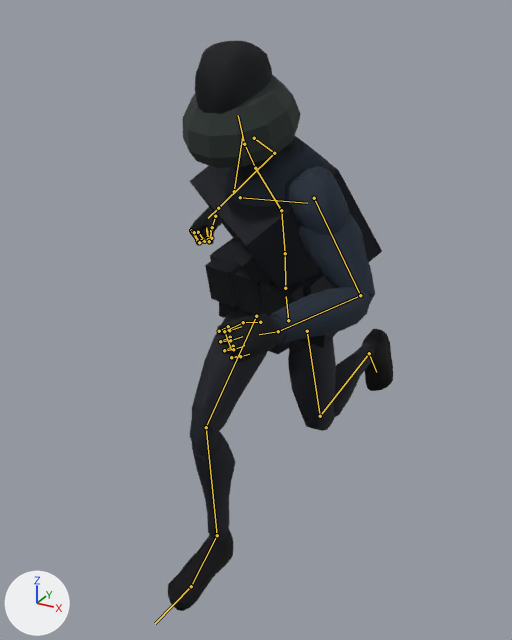
What one commit did to the glTF model public/assets/characters/soldiers.glb.
One viewpoint serves both versions: a 50 mm lens placed at (0.899, -1.823, 1.689), pointed at (-0.103, -0.001, 0.778). The axes (+X, +Y, +Z) are drawn at lower left. The lights are the same throughout. The older version comes first. Both versions are drawn at frame 12 of the action 'run'; the numbers are the values there. The bones that change, and the others that lie on the model, are drawn over the model as lines.

The first picture shows 'soldier_CT', 'soldier_T'.
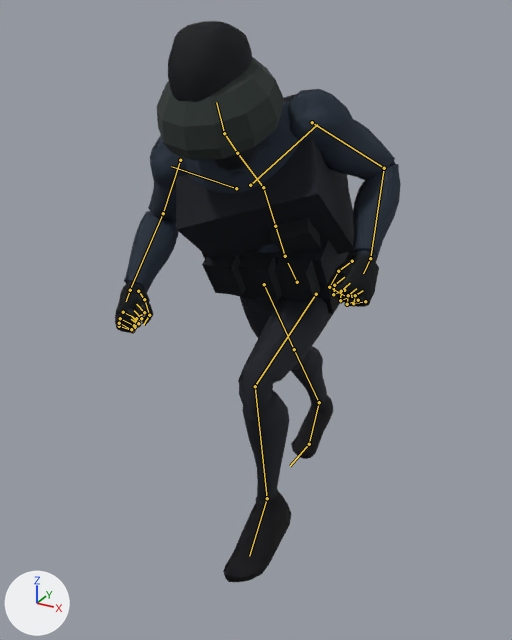
Location of each change, [x1, y1, x2, y2] in pixels of the pictures (512 x 640 px):
```json
{"object": "soldier_T", "change": "posed", "before": [168, 41, 393, 611], "after": [115, 21, 401, 582], "on screen": "27% wider"}
{"object": "soldier_CT", "change": "posed", "before": [183, 75, 300, 168], "after": [157, 57, 284, 161]}
{"bone": "DEF-hips", "before": "(288, 320) to (286, 296)", "after": "(297, 282) to (288, 263)"}
{"bone": "DEF-spine.002", "before": "(285, 253) to (281, 210)", "after": "(275, 226) to (263, 187)"}
{"bone": "DEF-spine.003", "before": "(281, 210) to (257, 170)", "after": "(263, 187) to (239, 155)"}
{"bone": "DEF-neck", "before": "(255, 168) to (244, 144)", "after": "(237, 153) to (224, 133)"}
{"bone": "DEF-head", "before": "(244, 144) to (238, 115)", "after": "(224, 133) to (216, 102)"}
{"bone": "DEF-shoulder.L", "before": "(240, 197) to (307, 203)", "after": "(250, 185) to (317, 124)"}
{"bone": "DEF-upper_arm.L", "before": "(314, 198) to (360, 295)", "after": "(312, 122) to (384, 168)"}
{"bone": "DEF-forearm.L", "before": "(360, 295) to (278, 331)", "after": "(384, 168) to (370, 258)"}
{"bone": "DEF-shoulder.R", "before": "(234, 191) to (242, 136)", "after": "(236, 188) to (171, 166)"}
{"bone": "DEF-upper_arm.R", "before": "(254, 138) to (274, 153)", "after": "(180, 160) to (163, 213)"}
{"bone": "DEF-forearm.R", "before": "(274, 153) to (218, 208)", "after": "(163, 213) to (130, 290)"}
{"bone": "DEF-thigh.L", "before": "(307, 331) to (320, 416)", "after": "(316, 294) to (255, 386)"}
{"bone": "DEF-shin.L", "before": "(320, 416) to (369, 353)", "after": "(255, 386) to (267, 498)"}
{"bone": "DEF-foot.L", "before": "(369, 353) to (376, 372)", "after": "(267, 498) to (249, 556)"}
{"bone": "DEF-thigh.R", "before": "(256, 316) to (206, 427)", "after": "(264, 284) to (294, 349)"}
{"bone": "DEF-shin.R", "before": "(206, 427) to (217, 535)", "after": "(294, 349) to (319, 402)"}
{"bone": "DEF-foot.R", "before": "(217, 535) to (191, 586)", "after": "(319, 402) to (309, 444)"}
{"bone": "DEF-toe.R", "before": "(191, 586) to (155, 623)", "after": "(309, 444) to (290, 466)"}
```

Scene script edits in JSON lines:
```json
{"block": "bone_def_hips", "where": "bone_def_hips = bpy.data.objects['Rig'].pose.bones['DEF-hips']  # child of 'root'"}
{"op": "set", "path": "bone_def_hips.location", "old": "(-0.015, -0.142, 0.03)", "new": "(0.004, -0.022, -0.02)"}
{"op": "set", "path": "bone_def_hips.rotation_quaternion", "old": "(0.998, 0.05, -0.008, -0.038)", "new": "(0.98, 0.197, 0.001, 0.01)", "note": "degrees (6, -1, -4) -> degrees (23, 0, 1)"}
{"block": "bone_def_spine_002", "where": "bone_def_spine_002 = bpy.data.objects['Rig'].pose.bones['DEF-spine.002']  # child of 'DEF-spine.001'"}
{"op": "set", "path": "bone_def_spine_002.rotation_quaternion", "old": "(0.994, 0.078, -0.078, 0.026)", "new": "(0.997, 0.06, 0.047, 0.008)", "note": "degrees (9, -9, 2) -> degrees (7, 5, 1)"}
{"block": "bone_def_spine_003", "where": "bone_def_spine_003 = bpy.data.objects['Rig'].pose.bones['DEF-spine.003']  # child of 'DEF-spine.002'"}
{"op": "set", "path": "bone_def_spine_003.rotation_quaternion", "old": "(0.946, 0.224, -0.235, 0.001)", "new": "(0.973, 0.179, 0.14, 0.042)", "note": "degrees (28, -26, -7) -> degrees (22, 15, 8)"}
{"block": "bone_def_neck", "where": "bone_def_neck = bpy.data.objects['Rig'].pose.bones['DEF-neck']  # child of 'DEF-spine.003'"}
{"op": "set", "path": "bone_def_neck.rotation_quaternion", "old": "(0.976, -0.149, 0.157, -0.03)", "new": "(0.988, -0.119, -0.098, -0.008)", "note": "degrees (-18, 17, -6) -> degrees (-14, -11, 0)"}
{"block": "bone_def_head", "where": "bone_def_head = bpy.data.objects['Rig'].pose.bones['DEF-head']  # child of 'DEF-neck'"}
{"op": "set", "path": "bone_def_head.rotation_quaternion", "old": "(0.987, -0.02, 0.158, -0.026)", "new": "(0.988, -0.12, -0.096, -0.024)", "note": "degrees (-3, 18, -3) -> degrees (-14, -11, -1)"}
{"block": "bone_def_shoulder_l", "where": "bone_def_shoulder_l = bpy.data.objects['Rig'].pose.bones['DEF-shoulder.L']  # child of 'DEF-spine.003'"}
{"op": "set", "path": "bone_def_shoulder_l.rotation_quaternion", "old": "(1.0, 0.0, 0.0, 0.001)", "new": "(1.0, 0.0, 0.0, 0.02)", "note": "degrees (0, 0, 0) -> degrees (0, 0, 2)"}
{"block": "bone_def_upper_arm_l", "where": "bone_def_upper_arm_l = bpy.data.objects['Rig'].pose.bones['DEF-upper_arm.L']  # child of 'DEF-shoulder.L'"}
{"op": "set", "path": "bone_def_upper_arm_l.rotation_quaternion", "old": "(0.912, 0.135, 0.0, -0.386)", "new": "(0.851, 0.081, 0.0, -0.519)", "note": "degrees (14, 6, -45) -> degrees (8, 5, -62)"}
{"block": "bone_def_forearm_l", "where": "bone_def_forearm_l = bpy.data.objects['Rig'].pose.bones['DEF-forearm.L']  # child of 'DEF-upper_arm.L'"}
{"op": "set", "path": "bone_def_forearm_l.rotation_quaternion", "old": "(0.668, 0.67, -0.183, 0.267)", "new": "(0.697, 0.712, 0.082, -0.022)", "note": "degrees (87, -37, 8) -> degrees (92, 8, 5)"}
{"block": "bone_def_shoulder_r", "where": "bone_def_shoulder_r = bpy.data.objects['Rig'].pose.bones['DEF-shoulder.R']  # child of 'DEF-spine.003'"}
{"op": "set", "path": "bone_def_shoulder_r.rotation_quaternion", "old": "(0.999, 0.0, 0.0, -0.044)", "new": "(1.0, 0.0, 0.0, -0.022)", "note": "degrees (0, 0, -5) -> degrees (0, 0, -3)"}
{"block": "bone_def_upper_arm_r", "where": "bone_def_upper_arm_r = bpy.data.objects['Rig'].pose.bones['DEF-upper_arm.R']  # child of 'DEF-shoulder.R'"}
{"op": "set", "path": "bone_def_upper_arm_r.rotation_quaternion", "old": "(-0.901, 0.081, 0.0, -0.426)", "new": "(-0.903, -0.044, 0.0, -0.428)", "note": "degrees (-8, 4, 50) -> degrees (5, -2, 51)"}
{"block": "bone_def_forearm_r", "where": "bone_def_forearm_r = bpy.data.objects['Rig'].pose.bones['DEF-forearm.R']  # child of 'DEF-upper_arm.R'"}
{"op": "set", "path": "bone_def_forearm_r.rotation_quaternion", "old": "(0.782, 0.618, -0.016, 0.074)", "new": "(0.724, 0.666, 0.156, -0.089)", "note": "degrees (76, -7, 6) -> degrees (86, 20, 5)"}
{"block": "bone_def_thigh_l", "where": "bone_def_thigh_l = bpy.data.objects['Rig'].pose.bones['DEF-thigh.L']  # child of 'DEF-hips'"}
{"op": "set", "path": "bone_def_thigh_l.rotation_quaternion", "old": "(0.992, 0.119, 0.0, -0.036)", "new": "(0.687, -0.726, 0.0, 0.005)", "note": "degrees (14, 1, -4) -> degrees (-93, 0, 0)"}
{"block": "bone_def_shin_l", "where": "bone_def_shin_l = bpy.data.objects['Rig'].pose.bones['DEF-shin.L']  # child of 'DEF-thigh.L'"}
{"op": "set", "path": "bone_def_shin_l.rotation_quaternion", "old": "(0.798, 0.602, 0.01, -0.009)", "new": "(0.787, 0.617, -0.004, 0.004)", "note": "degrees (74, 2, 0) -> degrees (76, -1, 0)"}
{"block": "bone_def_foot_l", "where": "bone_def_foot_l = bpy.data.objects['Rig'].pose.bones['DEF-foot.L']  # child of 'DEF-shin.L'"}
{"op": "set", "path": "bone_def_foot_l.rotation_quaternion", "old": "(0.998, 0.053, -0.019, 0.004)", "new": "(0.987, 0.105, 0.118, 0.001)", "note": "degrees (6, -2, 0) -> degrees (12, 13, 2)"}
{"block": "bone_def_thigh_r", "where": "bone_def_thigh_r = bpy.data.objects['Rig'].pose.bones['DEF-thigh.R']  # child of 'DEF-hips'"}
{"op": "set", "path": "bone_def_thigh_r.rotation_quaternion", "old": "(0.861, -0.507, 0.0, -0.036)", "new": "(0.994, 0.109, 0.0, 0.012)", "note": "degrees (-61, -2, -4) -> degrees (12, 0, 1)"}
{"block": "bone_def_shin_r", "where": "bone_def_shin_r = bpy.data.objects['Rig'].pose.bones['DEF-shin.R']  # child of 'DEF-thigh.R'"}
{"op": "set", "path": "bone_def_shin_r.rotation_quaternion", "old": "(0.884, 0.467, 0.013, -0.008)", "new": "(0.999, -0.034, 0.0, 0.0)", "note": "degrees (56, 2, 0) -> degrees (-4, 0, 0)"}
{"block": "bone_def_foot_r", "where": "bone_def_foot_r = bpy.data.objects['Rig'].pose.bones['DEF-foot.R']  # child of 'DEF-shin.R'"}
{"op": "set", "path": "bone_def_foot_r.rotation_quaternion", "old": "(0.999, 0.032, 0.019, 0.04)", "new": "(1.0, -0.016, 0.002, 0.0)", "note": "degrees (4, 2, 5) -> degrees (-2, 0, 0)"}
{"block": "bone_def_toe_r", "where": "bone_def_toe_r = bpy.data.objects['Rig'].pose.bones['DEF-toe.R']  # child of 'DEF-foot.R'"}
{"op": "set", "path": "bone_def_toe_r.rotation_quaternion", "old": "(-0.999, -0.036, 0.0, 0.0)", "new": "(-0.967, -0.254, 0.0, 0.0)", "note": "degrees (4, 0, 0) -> degrees (29, 0, 0)"}
```
